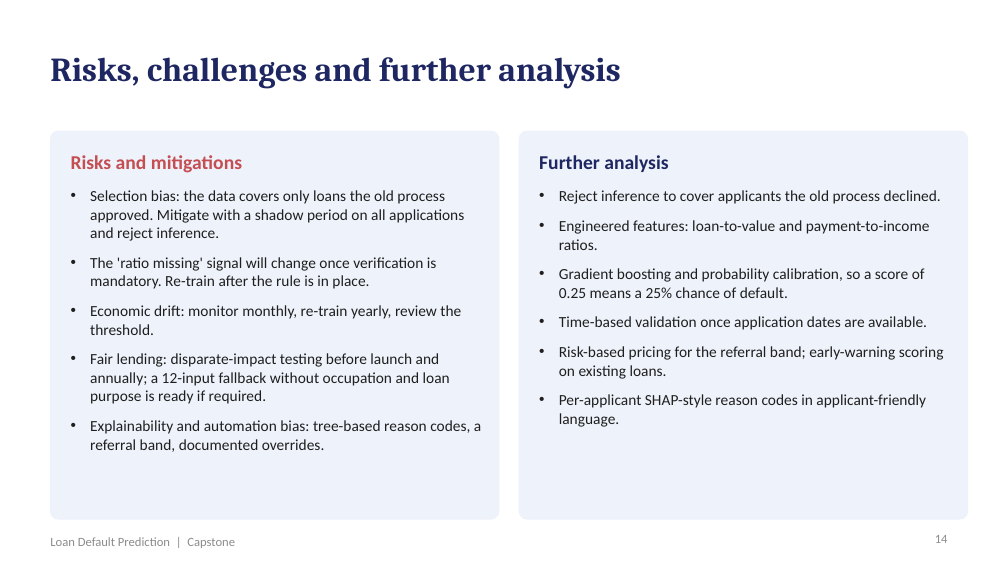
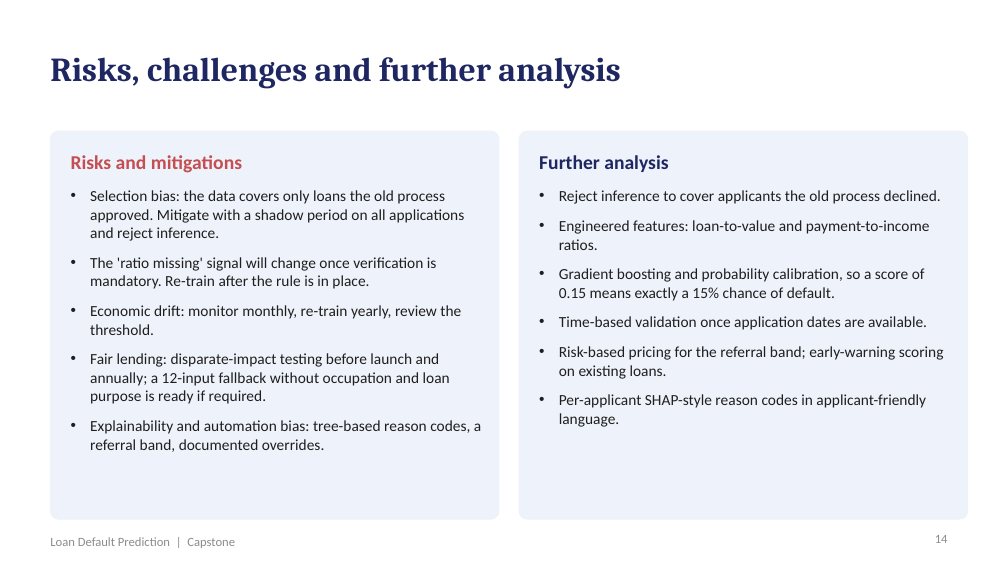
Before and after one commit to shubham1891/Personal-code, a slide deck: slide 14 of presentation/Loan_Default_Prediction_Presentation.pptx. Drawn at 1008x567 pixels with LibreOffice and Linux fonts; fonts in the diff are those of the drawing. Boxes give left, top, right and bottom in pixels: in the first picture for what was removed or moved away, otherwise in the second. Text is boxed around its words. In the diff, an @@ line names an element or a change of style, - is before the commit and + after.

```diff
--- a/presentation/Loan_Default_Prediction_Presentation.pptx
+++ b/presentation/Loan_Default_Prediction_Presentation.pptx
@@ text at bbox=[559, 268, 925, 301]: text changed @@
-• Gradient boosting and probability calibration, so a score of 0.25 means a 25% chance of default.
+• Gradient boosting and probability calibration, so a score of 0.15 means exactly a 15% chance of default.
```
Also in this commit, not shown: 9 other slides changed, 18 other files.
